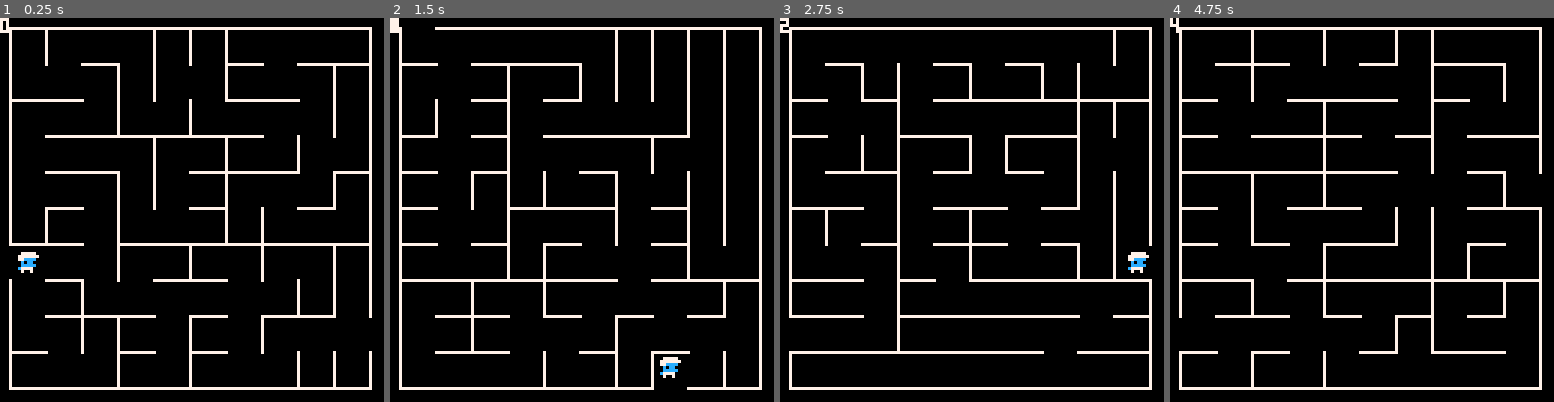
Above: before the commit, frames 1-4 (left to right).
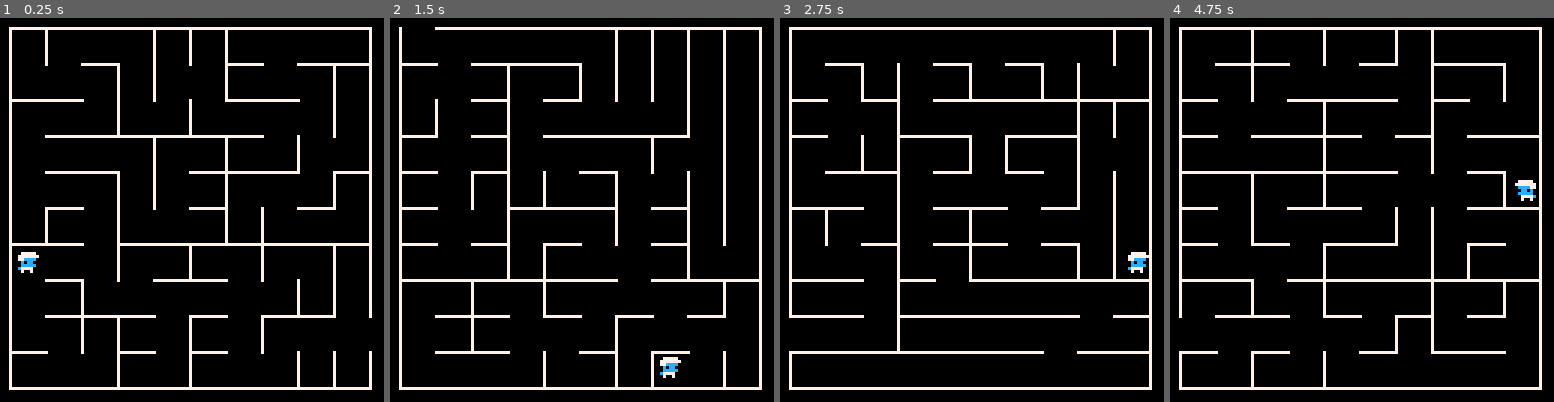
Above: after the commit, the same moments.

Repository: modcab/pico8_maze_smurfs
Game: PICO-8 cartridge maze_smurfs.p8
The game is run twice, just before and just after one commit, with the same random seed, the same clock (stepped at 60 frames per second) and the same inputs.
Inputs:
- Up to frame 1 (0.25 s): no input
- Up to frame 2 (1.5 s): tap X (X key) at 0.33, 1.07 s; tap O (Z key) at 0.7 s
- Up to frame 3 (2.75 s): hold Right 1.6-2.1 s; tap O (Z key) at 1.7, 2.1, 2.5 s; tap X (X key) at 1.85 s; hold Up 2.15-2.42 s; hold Right from 2.47 s (still down)
- Up to frame 4 (4.75 s): tap O (Z key) every 0.4 s from 2.9 to 4.5 s; tap X (X key) at 2.97, 4.08 s; release Right at 3.03 s; hold Left 3.08-3.58 s; hold Down 3.63-3.97 s; hold Right 4.02-4.68 s; hold Up from 4.73 s (still down)

The runs differ from the first frame. In frame 1, 0.1% of the frame differs, in the area x 0-4%, y 0-68%; in frame 2, 0.2%; in frame 3, 0.1%; in frame 4, 0.3%, in the area x 0-97%, y 0-50%.

Commit message:
Removed entry door for better usability, now a new maze appear as you get out of the maze, a sound plays when you move.

Diff:
--- a/maze_smurfs.p8
+++ b/maze_smurfs.p8
@@ -25,7 +25,7 @@
 end
 
 function _update()
-  print(flr(time(), 1), 0, 0, 7)
+  -- print(flr(time(), 1), 0, 0, 7)
     if state < 2 then
         for i=1,speed do
             if state == 0 then
@@ -50,6 +50,8 @@
           delete_smurf()
           smurf.x = smurf.x - cell_size
           smurf.flip = true
+          sfx(0)
+          if (smurf.x < 0) _init()
         end
       end
       if (btnp(1)) then
@@ -57,6 +59,8 @@
           delete_smurf()
           smurf.x = smurf.x + cell_size
           smurf.flip = false
+          sfx(0)
+          if (smurf.x > 120) _init()
         end
       end
 
@@ -64,12 +68,16 @@
         if (can_move(2, smurf)) then
           delete_smurf()
           smurf.y = smurf.y - cell_size
+          sfx(0)
+          if (smurf.y < 0) _init()
         end
       end
       if (btnp(3)) then
         if (can_move(3, smurf)) then
           delete_smurf()
           smurf.y = smurf.y + cell_size
+          sfx(0)
+          if (smurf.y > 120) _init()
         end
       end
         if (btnp(4)) then
@@ -223,13 +231,6 @@
         x = maze_width * (which_side % 2),
         y = flr(rnd(maze_height))
       }
-      line(
-        px(rectangle, door.x),
-        py(rectangle, door.y) + 1,
-        px(rectangle, door.x),
-        py(rectangle, door.y + 1) - 1,
-        color.bg
-      )
       -- print smurf
       smurf.x = door.x * cell_size + 5 * (-1 * (which_side % 2) +1 * ((which_side + 1) % 2))
       smurf.y = door.y * cell_size + 5
@@ -252,12 +253,6 @@
         x = flr(rnd(maze_width)),
         y = (maze_height - 1) * (which_side % 2)
       }
-      line(
-        px(rectangle, door.x) + 1,
-        py(rectangle, door.y + (which_side % 2)),
-        px(rectangle, door.x + 1) - 1,
-        py(rectangle, door.y + (which_side % 2)),
-          color.bg)
       -- print smurf
       smurf.x = door.x * cell_size + 5
       smurf.y = door.y * cell_size + 5 + (-1 * (which_side % 2) + 1 * ((which_side + 1) % 2))
Not shown, changed: the sound effects (__sfx__) section of maze_smurfs.p8
